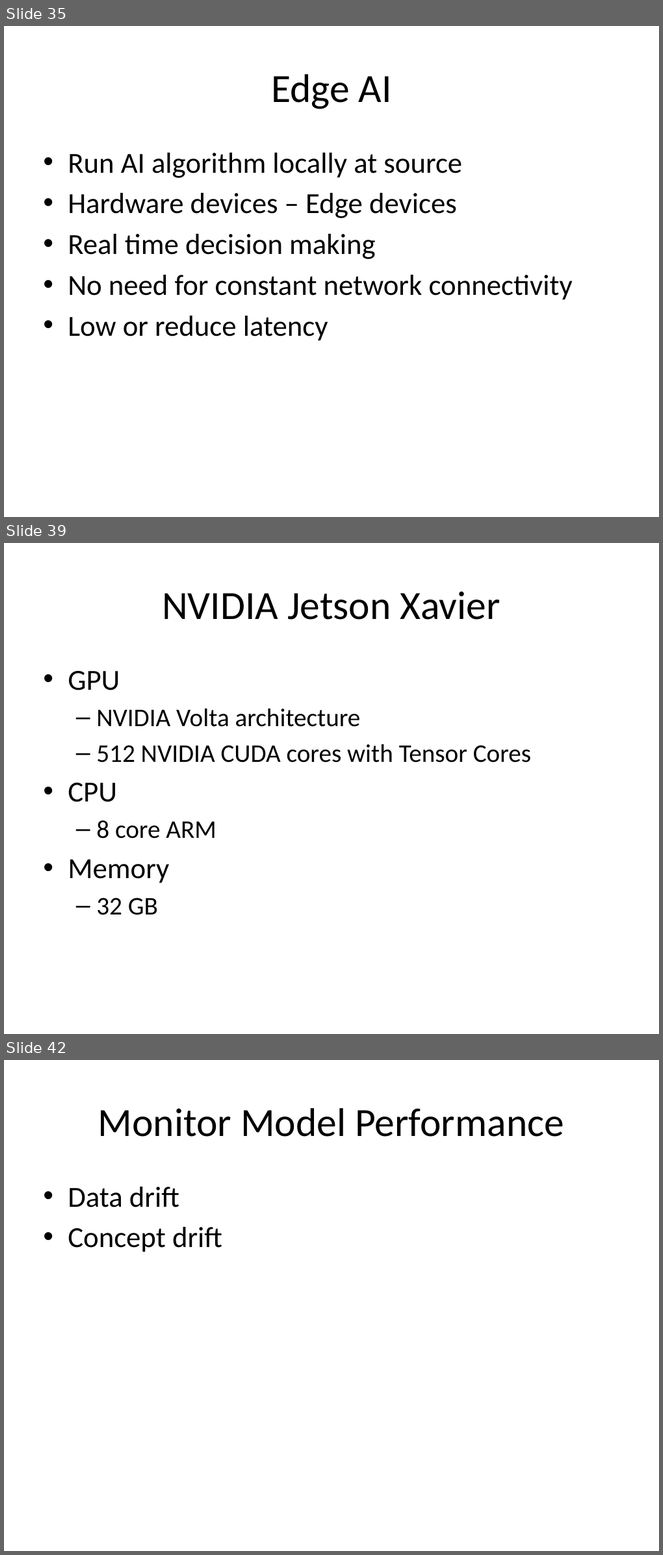
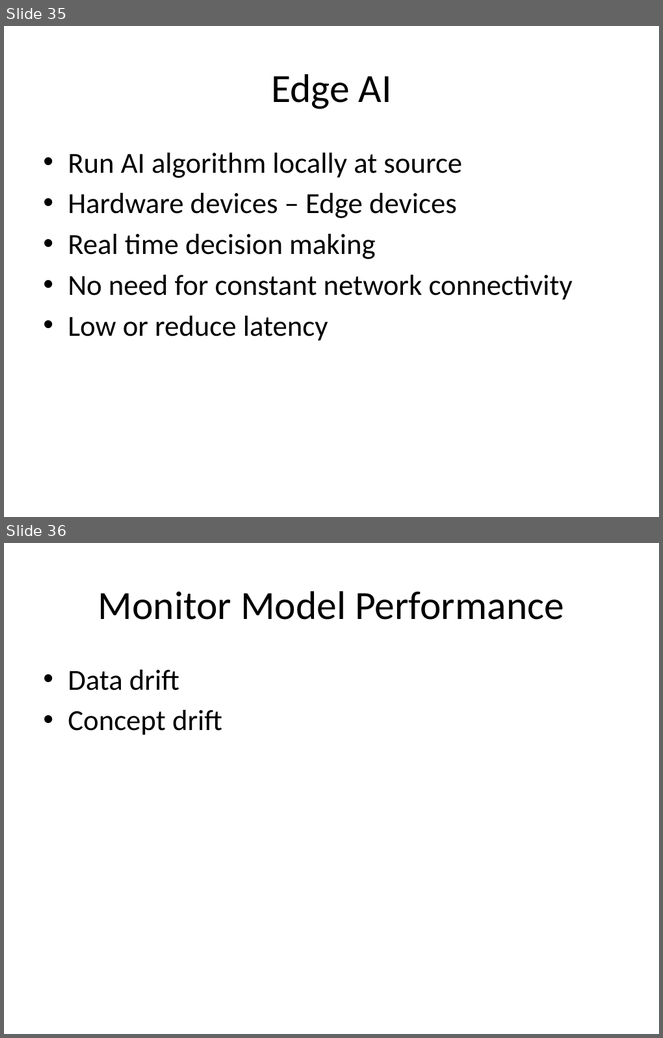
Before and after one commit to look4pritam/ArtificialIntelligence, a slide deck: MLLifeCycle/MachineLearningProjectLifecycle.pptx. Shown one above the other, each under a label of ours: slides 35, 39 and 42 before the commit, slides 35 and 36 after it; the slides between them are not shown. The pictures are 663x1555 and 663x1038 pixels, drawn with LibreOffice and Linux fonts; fonts in the diff are those of the drawing. Boxes give left, top, right and bottom in pixels: in the first picture for what was removed or moved away, otherwise in the second. Text is boxed around its words. In the diff, an @@ line names an element or a change of style, - is before the commit and + after.

```diff
--- a/MLLifeCycle/MachineLearningProjectLifecycle.pptx
+++ b/MLLifeCycle/MachineLearningProjectLifecycle.pptx
@@ slide 39 removed at (4, 543, 659, 1034), background #FFFFFF @@
@@ title removed at (162, 591, 500, 620) @@
-NVIDIA Jetson Xavier
@@ text removed at (68, 671, 531, 915) @@
-• GPU
-  – NVIDIA Volta architecture
-  – 512 NVIDIA CUDA cores with Tensor Cores
-• CPU
-  – 8 core ARM
-• Memory
-  – 32 GB
@@ what was slide 42 is now slide 36 @@
```
Also in this commit, not shown: 5 other slides removed.
